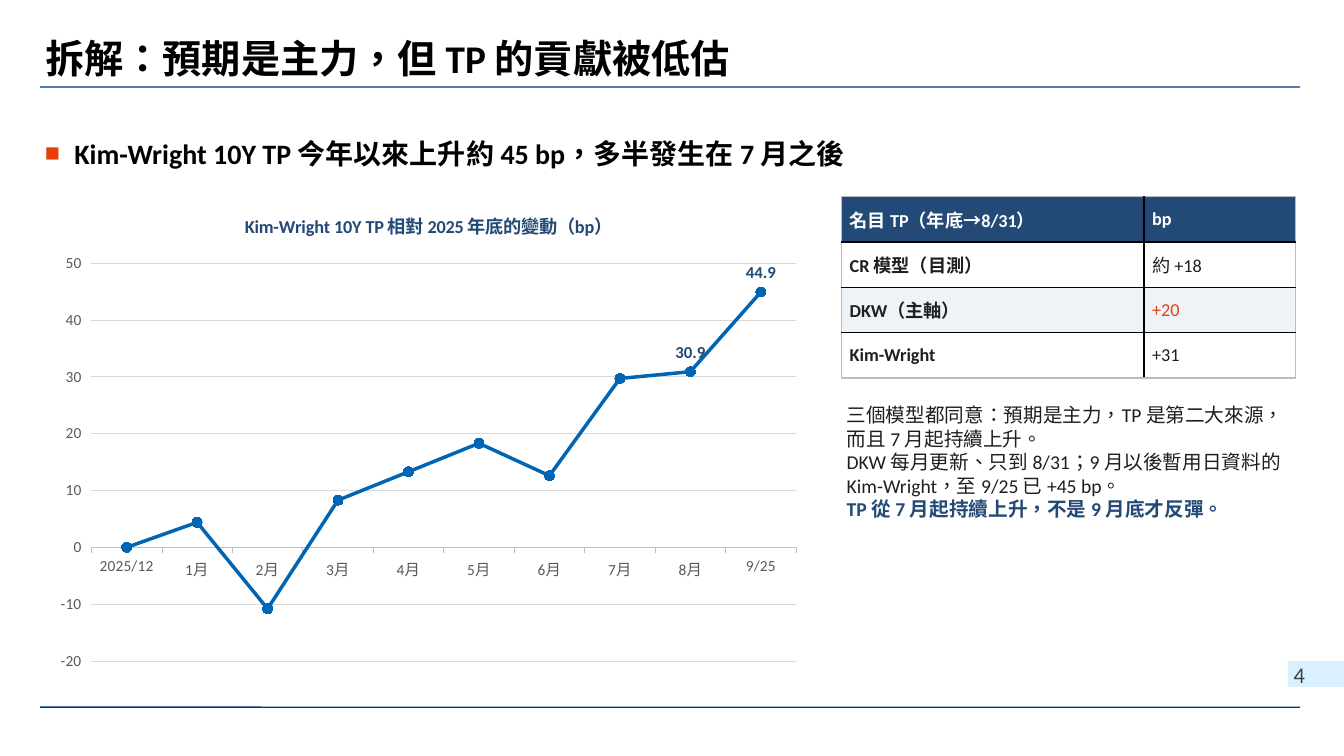
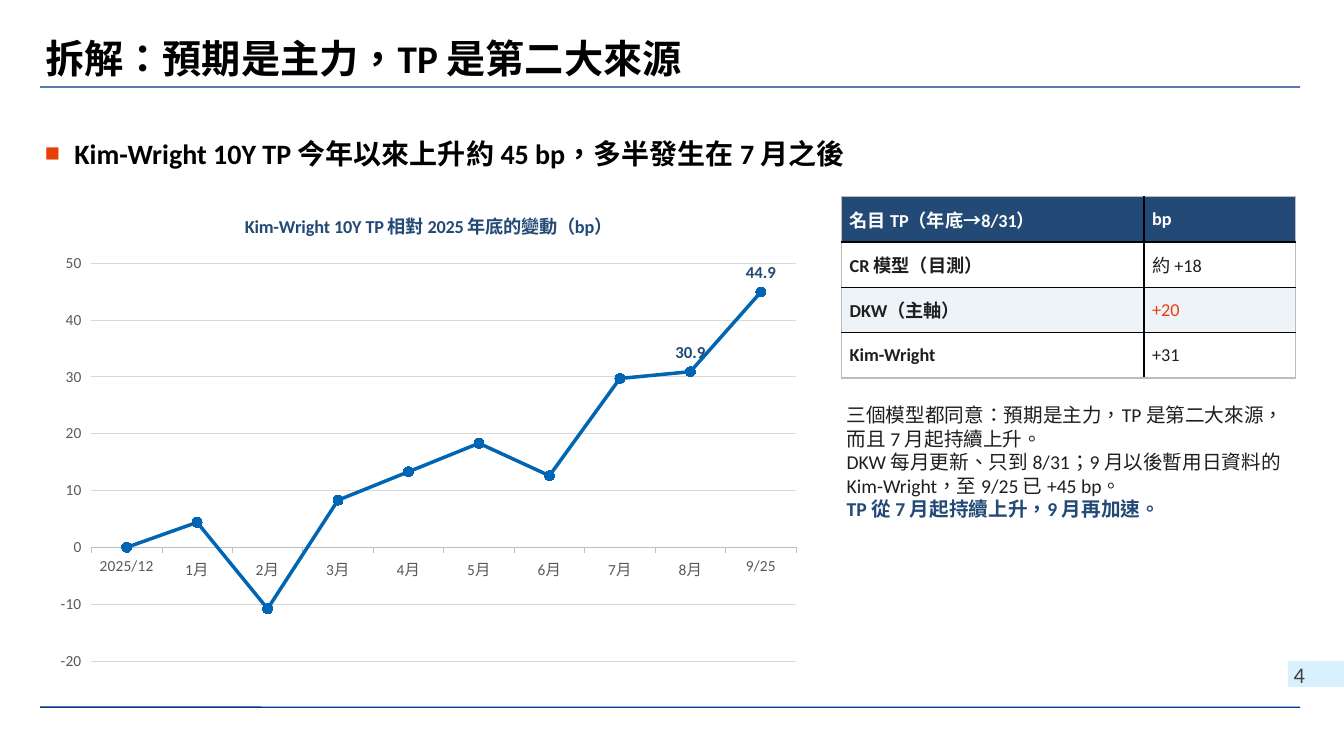
Before and after one commit to wlinoxox/US-Bond-Vol, a slide deck: slide 4 of slides/2026-10-03_us-treasury-vol-regime-change.pptx. Drawn at 1344x756 pixels with LibreOffice and Linux fonts; fonts in the diff are those of the drawing; background and template pictures are left out. Boxes give left, top, right and bottom in pixels: in the first picture for what was removed or moved away, otherwise in the second. Text is boxed around its words. In the diff, an @@ line names an element or a change of style, - is before the commit and + after.

```diff
--- a/slides/2026-10-03_us-treasury-vol-regime-change.pptx
+++ b/slides/2026-10-03_us-treasury-vol-regime-change.pptx
@@ title at (45, 39, 682, 77): text changed @@
-拆解：預期是主力，但 TP 的貢獻被低估
+拆解：預期是主力，TP 是第二大來源
@@ text at (847, 496, 1160, 518): text changed @@
-TP 從 7 月起持續上升，不是 9 月底才反彈。
+TP 從 7 月起持續上升，9 月再加速。
```
Also in this commit, not shown: 6 other slides changed, 1 slide removed, 1 other file.
